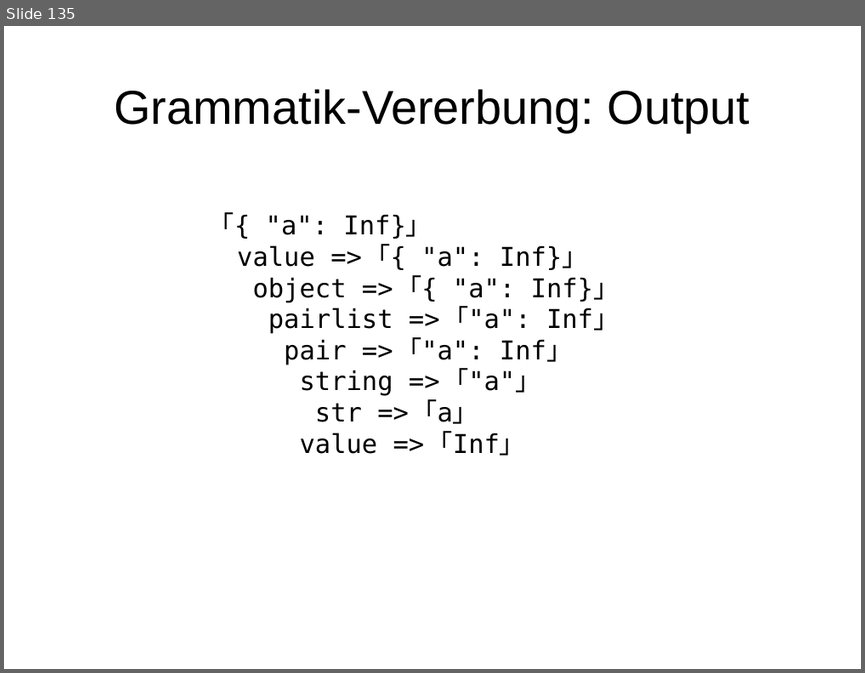
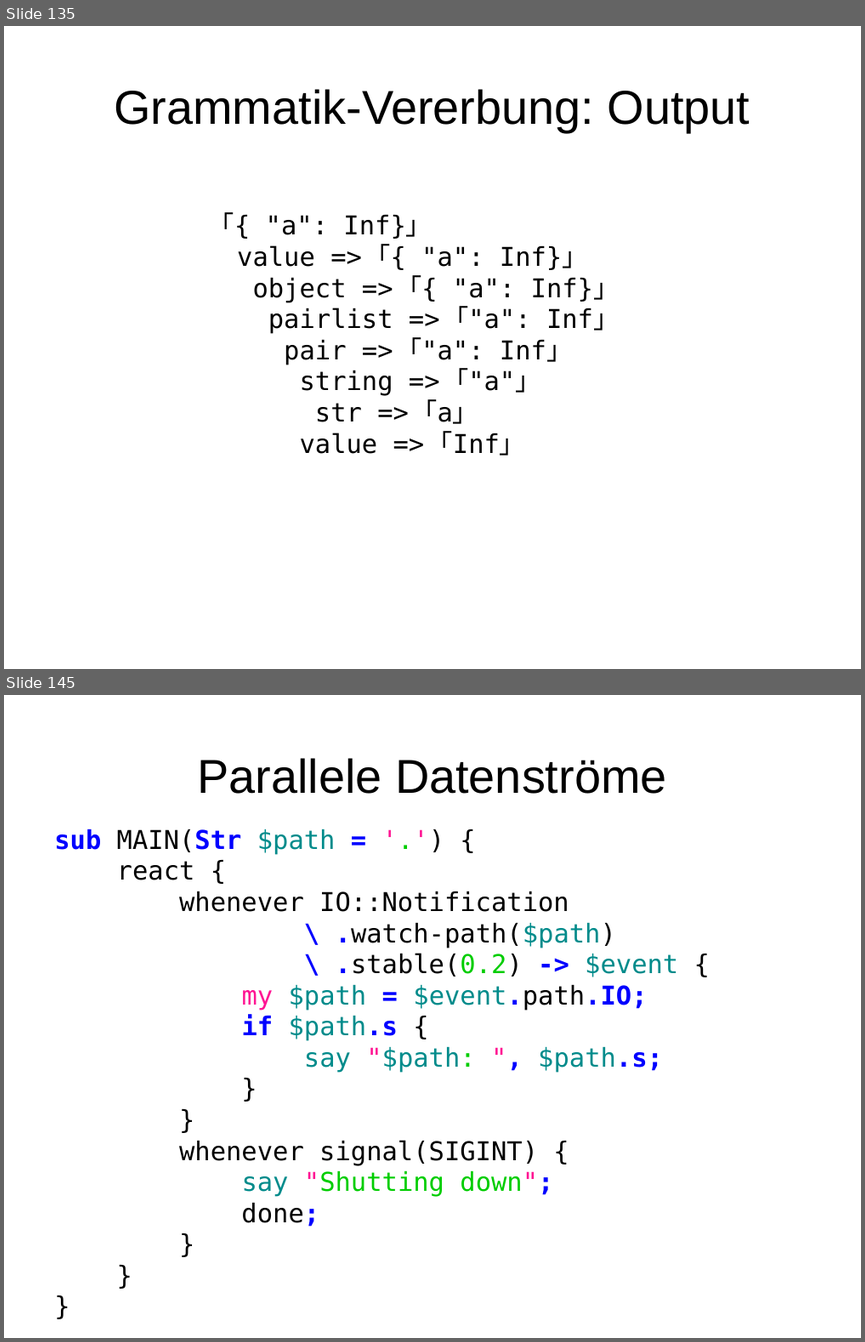
Before and after one commit to moritz/perl6-training-de, a slide deck: schulung.odp. Shown one above the other, each under a label of ours: slide 135 before the commit, slides 135 and 145 after it; the slides between them are not shown. The pictures are 865x673 and 865x1342 pixels, drawn with LibreOffice and Linux fonts; fonts in the diff are those of the drawing. Boxes give left, top, right and bottom in pixels: in the first picture for what was removed or moved away, otherwise in the second. Text is boxed around its words. In the diff, an @@ line names an element or a change of style, - is before the commit and + after.

```diff
--- a/schulung.odp
+++ b/schulung.odp
@@ slide 145 added at <box>4,695,861,1338</box>, background #FFFFFF @@
@@ title added at <box>197,758,667,794</box>, 44 pt, text #000000 @@
+Parallele Datenströme
@@ text added at <box>54,828,678,1226</box>, 24 pt, text #000000 @@
+sub MAIN(Str $path = '.') {
+react {
+whenever IO::Notification
+\ .watch-path($path)
+\ .stable(0.2) -> $event {
+my $path = $event.path.IO;
+if $path.s {
+say "$path: ", $path.s;
+}
+}
+whenever signal(SIGINT) {
+say "Shutting down";
+done;
+}
+}
+}
```
Also in this commit, not shown: 1 slide changed, 9 other slides added, 4 other files.
